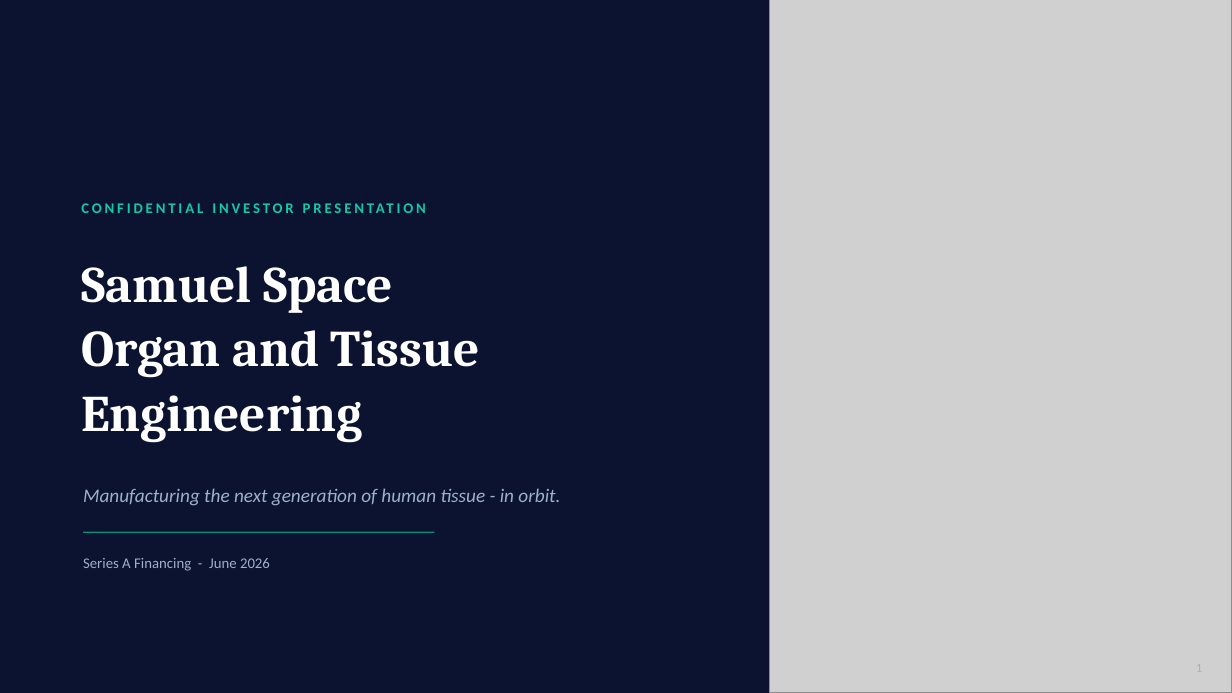
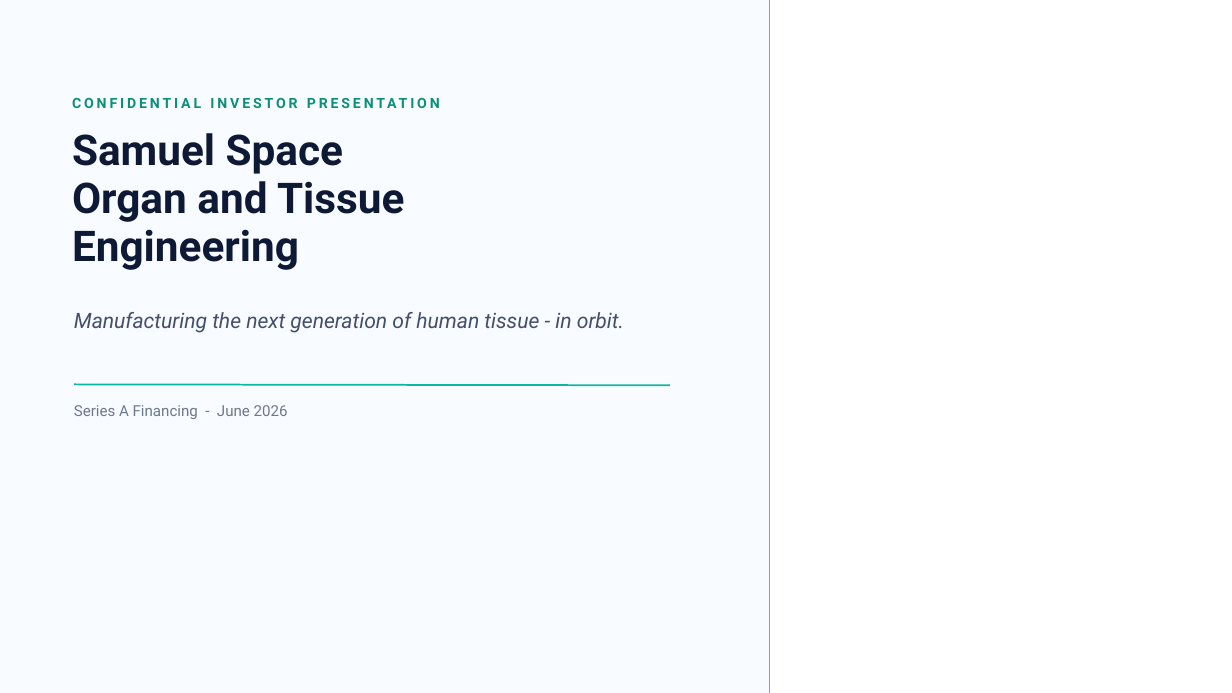
Before and after one commit to anthonyleedu/anthonyleedu, a slide deck: slide 1 of Samuel Space Organ and Tissue Engineering - Investor Presentation (2).pptx. Drawn at 1232x693 pixels with LibreOffice and Linux fonts; fonts in the diff are those of the drawing; grey boxes stand for pictures. Boxes give left, top, right and bottom in pixels: in the first picture for what was removed or moved away, otherwise in the second. Text is boxed around its words. In the diff, an @@ line names an element or a change of style, - is before the commit and + after.

```diff
--- a/Samuel Space Organ and Tissue Engineering - Investor Presentation (2).pptx
+++ b/Samuel Space Organ and Tissue Engineering - Investor Presentation (2).pptx
@@ background #0B1330 to #F8FBFF @@
@@ rectangle added at <box>770,0,1232,693</box>, fill #FFFFFF @@
@@ text "CONFIDENTIAL INVESTOR PRESENTATION": place and size @@
-text "CONFIDENTIAL INVESTOR PRESENTATION" at <box>81,194,728,222</box>
+text "CONFIDENTIAL INVESTOR PRESENTATION" at <box>72,94,710,115</box>
@@ text "CONFIDENTIAL INVESTOR PRESENTATION" at <box>72,94,710,115</box>: size 11.5 to 11 pt, font Calibri to Roboto, text colour #12C9AA to #0A8F78; vertical alignment middle to top @@
@@ text "Samuel Space": place and size @@
-text "Samuel Space" at <box>81,266,480,442</box>
+text "Samuel Space" at <box>72,133,404,270</box>
@@ text "Samuel Space" at <box>72,133,404,270</box>: size 40 to 33 pt, font Cambria to Roboto, text colour #FFFFFF to #0E1A35; line spacing 1.05 to 0.94; vertical alignment middle to top @@
@@ text "Manufacturing the next generation of ...": place and size @@
-text "Manufacturing the next generation of ..." at <box>83,488,560,506</box>
+text "Manufacturing the next generation of ..." at <box>74,312,624,333</box>
@@ text "Manufacturing the next generation of ..." at <box>74,312,624,333</box>: size 15 to 16.5 pt, font Calibri to Roboto, text colour #9FB0CB to #44506B; line spacing 1 to 1.02; vertical alignment middle to top @@
@@ line moved from (83, 532) - (434, 532) to (74, 384) - (670, 385) @@
@@ line (74, 384) - (670, 385): stroke #0A8F78 1 pt to #11B5A4 1.35 pt @@
@@ text "Series A Financing - June ...": place and size @@
-text "Series A Financing - June ..." at <box>83,558,270,571</box>
+text "Series A Financing - June ..." at <box>74,405,288,419</box>
@@ text "Series A Financing - June ..." at <box>74,405,288,419</box>: size 11.5 to 11.8 pt, font Calibri to Roboto, text colour #9FB0CB to #6D7890; vertical alignment middle to top @@
```
Also in this commit, not shown: 20 other slides changed.
